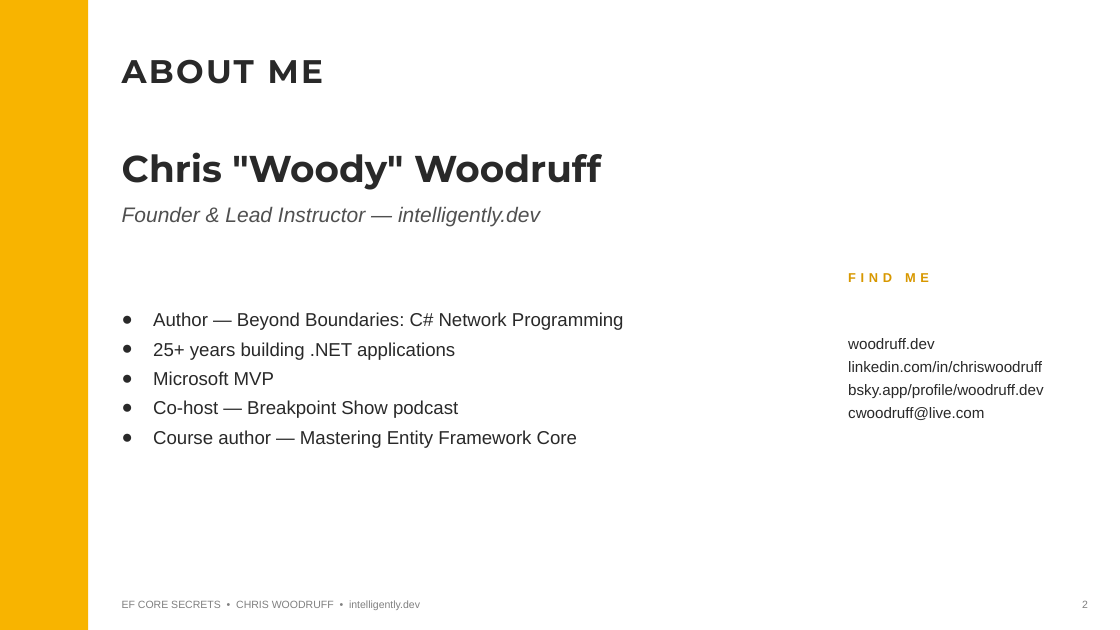
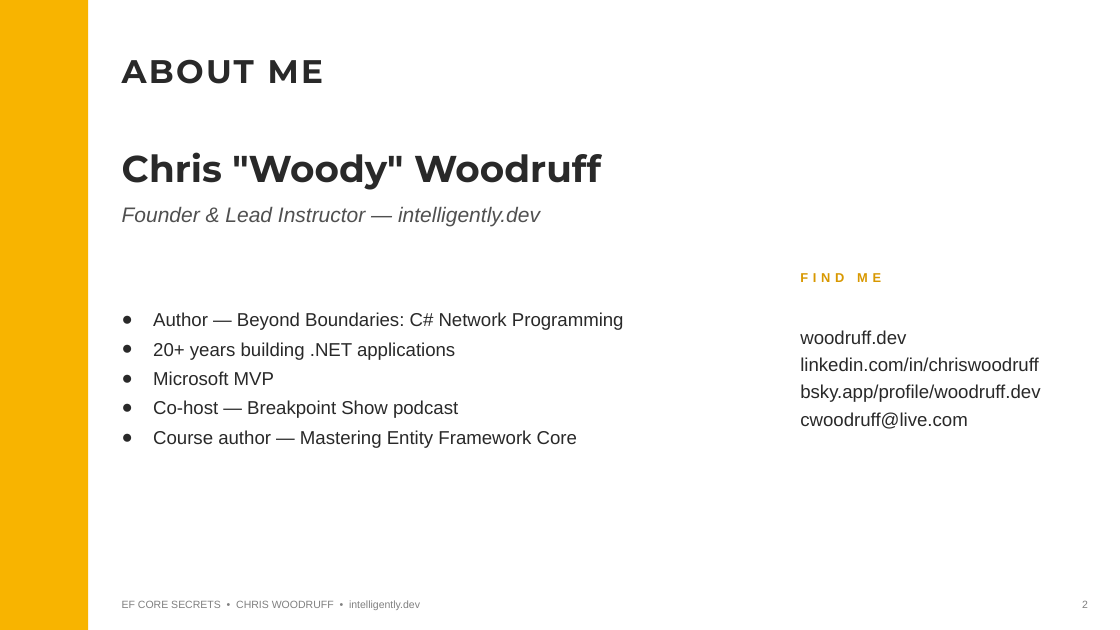
Before and after one commit to cwoodruff/EFCoreDemos, a slide deck: slide 3 of EF-Core-Secrets-10-Insights.pptx. Drawn at 1120x630 pixels with LibreOffice and Linux fonts; fonts in the diff are those of the drawing. Boxes give left, top, right and bottom in pixels: in the first picture for what was removed or moved away, otherwise in the second. Text is boxed around its words. In the diff, an @@ line names an element or a change of style, - is before the commit and + after.

```diff
--- a/EF-Core-Secrets-10-Insights.pptx
+++ b/EF-Core-Secrets-10-Insights.pptx
@@ text "FIND ME": place and size @@
-text "FIND ME" at <box>848,273,929,282</box>
+text "FIND ME" at <box>800,273,881,282</box>
@@ text "woodruff.dev": place and size @@
-text "woodruff.dev" at <box>848,338,1043,420</box>
+text "woodruff.dev" at <box>800,330,1040,429</box>
@@ text "woodruff.dev" at <box>800,330,1040,429</box>: size 13 to 16 pt @@
@@ text at <box>153,342,455,360</box>: text changed @@
-● 25+ years building .NET applications
+● 20+ years building .NET applications
```
Also in this commit, not shown: 2 other slides changed, 2 slides added.
